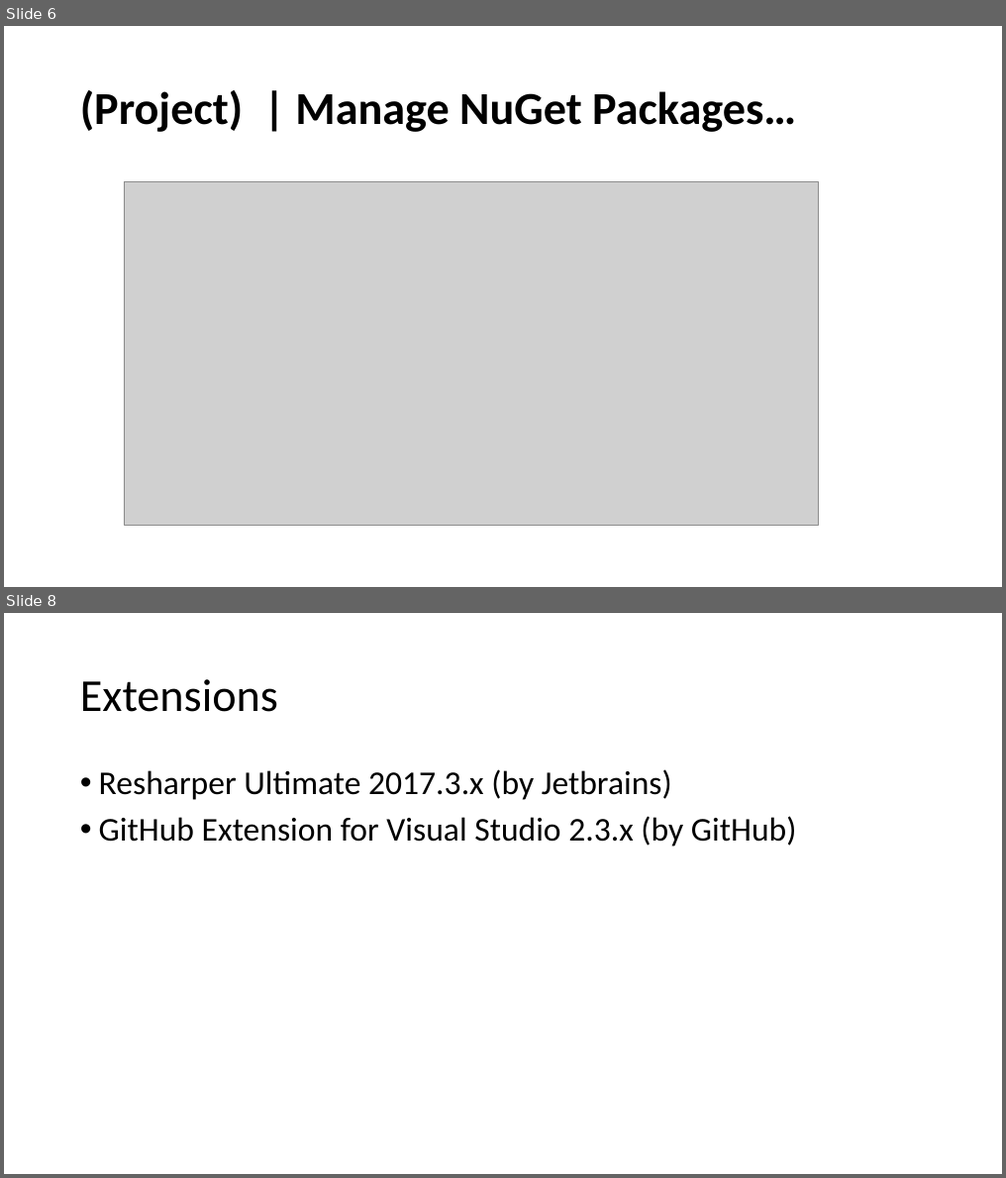
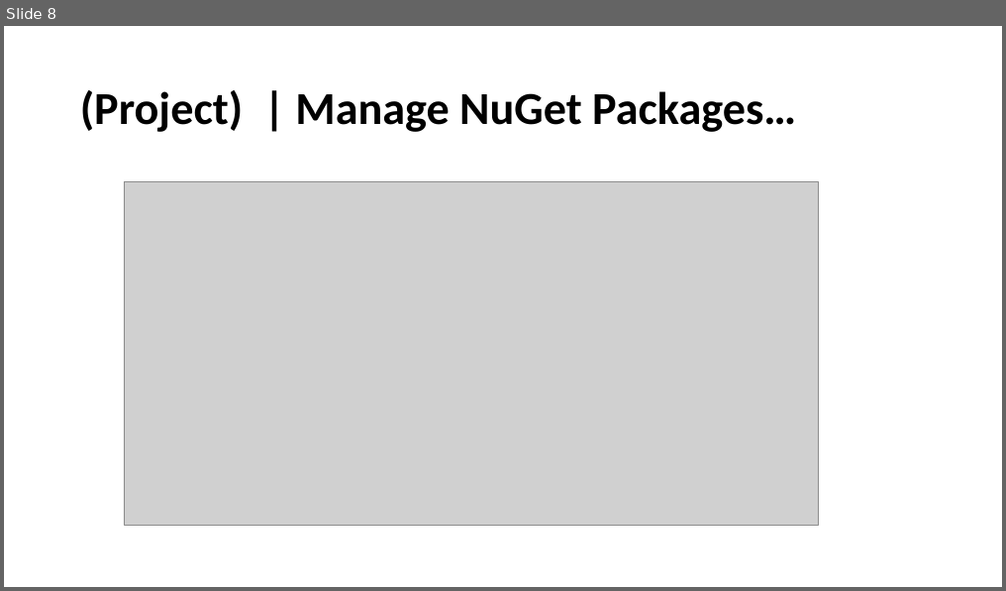
Before and after one commit to perslaursen/OOProg22, a slide deck: Chap/Start/Presentations/SoftwareTools.pptx. Shown one above the other, each under a label of ours: slides 6 and 8 before the commit, slide 8 after it; the slides between them are not shown. The pictures are 1006x1178 and 1006x591 pixels, drawn with LibreOffice and Linux fonts; fonts in the diff are those of the drawing; grey boxes stand for pictures. Boxes give left, top, right and bottom in pixels: in the first picture for what was removed or moved away, otherwise in the second. Text is boxed around its words. In the diff, an @@ line names an element or a change of style, - is before the commit and + after.

```diff
--- a/Chap/Start/Presentations/SoftwareTools.pptx
+++ b/Chap/Start/Presentations/SoftwareTools.pptx
@@ slide 8 removed at bbox=[4, 613, 1002, 1174], background #FFFFFF @@
@@ title removed at bbox=[80, 679, 278, 712] @@
-Extensions
@@ text removed at bbox=[99, 769, 797, 847] @@
-• Resharper Ultimate 2017.3.x (by Jetbrains)
-• GitHub Extension for Visual Studio 2.3.x (by GitHub)
@@ what was slide 6 is now slide 8 @@
```
Also in this commit, not shown: 4 slides changed, 2 slides added, 1 other slide removed, 37 other files.
